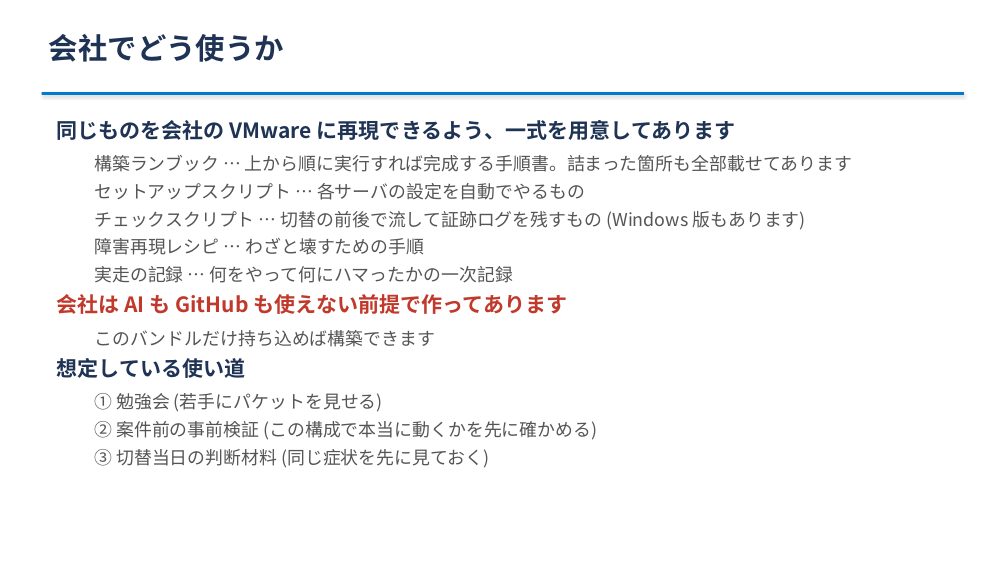
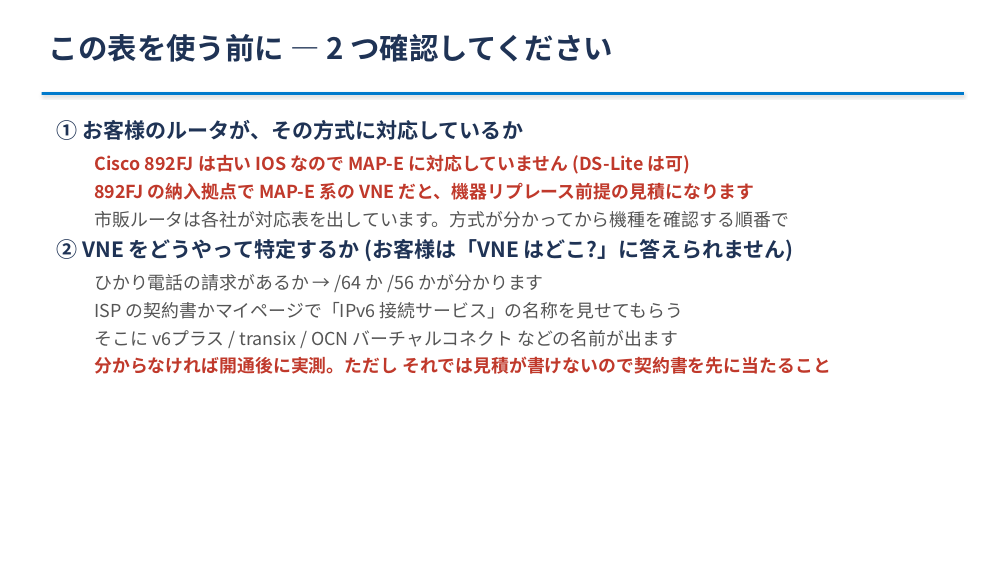
Before and after one commit to ginchankawaii/claude-code-book-template, a slide deck: slide 20 of docs/ipoe-lab/slides/setsumeikai.pptx (slide 31 before the commit). Drawn at 1008x567 pixels with LibreOffice and Linux fonts; fonts in the diff are those of the drawing. Boxes give left, top, right and bottom in pixels: in the first picture for what was removed or moved away, otherwise in the second. Text is boxed around its words. In the diff, an @@ line names an element or a change of style, - is before the commit and + after.

```diff
--- a/docs/ipoe-lab/slides/setsumeikai.pptx
+++ b/docs/ipoe-lab/slides/setsumeikai.pptx
@@ text at bbox=[49, 34, 614, 62]: text changed @@
-会社でどう使うか
+この表を使う前に — 2 つ確認してください
@@ text at bbox=[57, 120, 831, 374]: text changed; bold on @@
-同じものを会社の VMware に再現できるよう、一式を用意してあります
-  構築ランブック … 上から順に実行すれば完成する手順書。詰まった箇所も全部載せてあります
-  セットアップスクリプト … 各サーバの設定を自動でやるもの
-  チェックスクリプト … 切替の前後で流して証跡ログを残すもの (Windows 版もあります)
-  障害再現レシピ … わざと壊すための手順
-  実走の記録 … 何をやって何にハマったかの一次記録
-会社は AI も GitHub も使えない前提で作ってあります
-  このバンドルだけ持ち込めば構築できます
-想定している使い道
-  ① 勉強会 (若手にパケットを見せる)
-  ② 案件前の事前検証 (この構成で本当に動くかを先に確かめる)
-  ③ 切替当日の判断材料 (同じ症状を先に見ておく)
+① お客様のルータが、その方式に対応しているか
+  Cisco 892FJ は古い IOS なので MAP-E に対応していません (DS-Lite は可)
+  892FJ の納入拠点で MAP-E 系の VNE だと、機器リプレース前提の見積になります
+  市販ルータは各社が対応表を出しています。方式が分かってから機種を確認する順番で
+② VNE をどうやって特定するか (お客様は「VNE はどこ?」に答えられません)
+  ひかり電話の請求があるか → /64 か /56 かが分かります
+  ISP の契約書かマイページで「IPv6 接続サービス」の名称を見せてもらう
+  そこに v6プラス / transix / OCN バーチャルコネクト などの名前が出ます
+  分からなければ開通後に実測。ただし それでは見積が書けないので契約書を先に当たること
```
Also in this commit, not shown: 7 other slides changed, 5 slides added, 2 other files.
